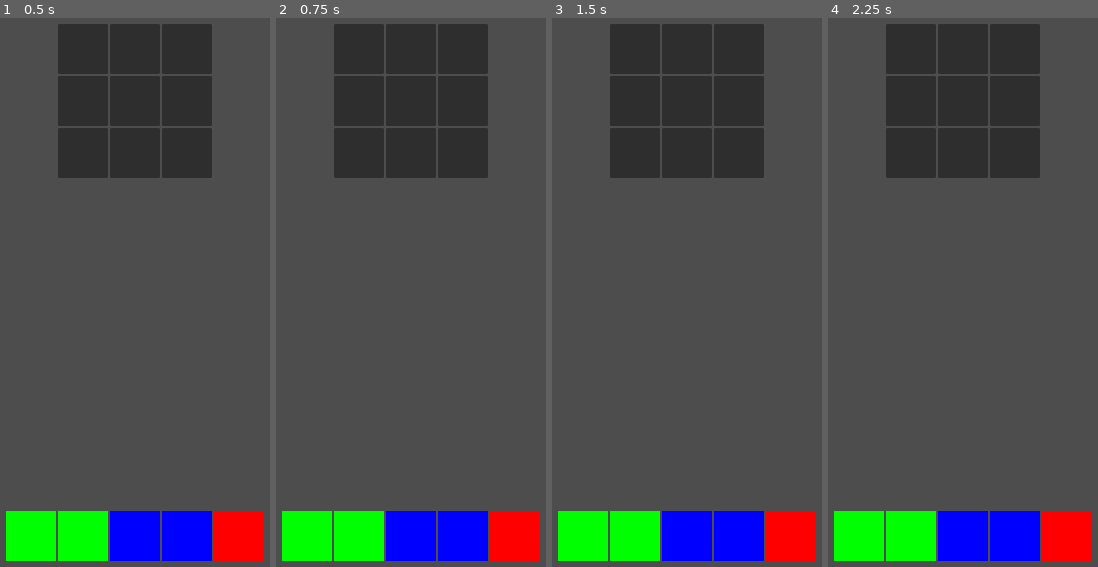
Above: before the commit, frames 1-4 (left to right).
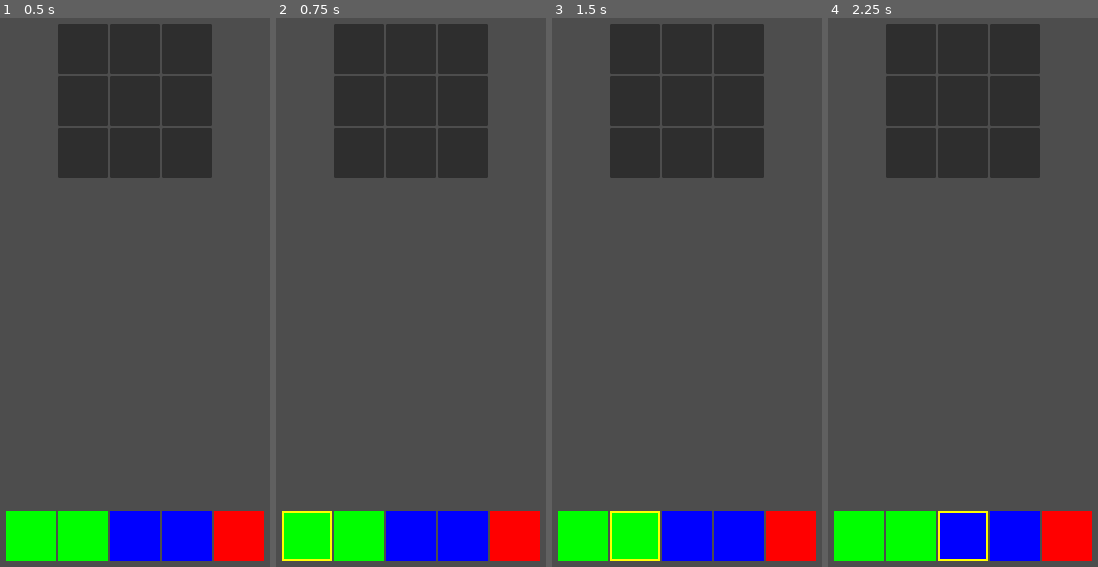
Above: after the commit, the same moments.

Repository: CullsGit/godot-4-tcg
Game: Godot game, scene res://scenes/Board.tscn
Two runs of this game, one before a commit and one after it. Both use one fixed random seed, a clock stepped at 60 frames per second and the inputs below.
Inputs (mouse positions are in pixels of both pictures, inside the frame that each line leads up to):
- Up to frame 1 (0.5 s): no input
- Up to frame 2 (0.75 s): tap Enter at 0.5 s; move the mouse to (305, 534) at 0.52 s; click (305, 534) at 0.67 s
- Up to frame 3 (1.5 s): tap Space at 1.25 s; move the mouse to (635, 534) at 1.27 s; click (635, 534) at 1.42 s
- Up to frame 4 (2.25 s): tap Enter at 2 s; move the mouse to (963, 534) at 2.02 s; click (963, 534) at 2.17 s

Frame 1 is identical in both runs. In frame 2, 0.3% of the frame differs, in the area x 2-21%, y 89-99%; in frame 3, 0.3%; in frame 4, 0.3%.

Commit message:
add highlight around selected card and toggle off when clicked again or different card selected

Diff:
--- a/scenes/Card.gd
+++ b/scenes/Card.gd
@@ -1,9 +1,9 @@
-extends Panel  # Use Panel or ColorRect to allow background color changes
+extends Panel  # Card is a Panel
 
-@export var card_type: String = ""  # Card type (Tank, Damage, Magic, Healer)
+@export var card_type: String = ""  # Card type
+var is_selected = false  # Track selection state
 
-
-# Color mapping for each card type
+# Color mapping
 const CARD_COLORS = {
 	"Tank": Color.BLUE,
 	"Damage": Color.RED,
@@ -12,7 +12,27 @@
 }
 
 func _ready():
-	if card_type in CARD_COLORS:
-		var new_style = StyleBoxFlat.new()  # Create a new style box
-		new_style.bg_color = CARD_COLORS[card_type]  # Assign background color
-		set("theme_override_styles/panel", new_style)  # Apply the color to the panel
+	# Set initial card color
+	update_highlight()
+
+func toggle_selection():
+	is_selected = !is_selected  # Toggle selection state
+	update_highlight()  # Apply highlight immediately
+
+func update_highlight():
+	var new_style = StyleBoxFlat.new()
+	new_style.bg_color = CARD_COLORS[card_type]
+
+	if is_selected:
+		new_style.border_color = Color.YELLOW  # Highlight with yellow border
+		new_style.border_width_top = 4
+		new_style.border_width_bottom = 4
+		new_style.border_width_left = 4
+		new_style.border_width_right = 4
+	else:
+		new_style.border_width_top = 0
+		new_style.border_width_bottom = 0
+		new_style.border_width_left = 0
+		new_style.border_width_right = 0
+
+	set("theme_override_styles/panel", new_style)  # Apply highlight
--- a/scenes/Hand.gd
+++ b/scenes/Hand.gd
@@ -2,20 +2,24 @@
 
 var hand_cards: Array = []
 const MAX_HAND_SIZE = 5
-var selected_card = null  # Store the currently selected card
+var selected_card = null  # Stores the currently selected card
 
 func add_card(card):
 	if hand_cards.size() < MAX_HAND_SIZE:
 		hand_cards.append(card)
 		add_child(card)  # Add visually
-		card.connect("gui_input", Callable(self, "_on_card_clicked").bind(card))  # Handle clicks
+
+		# Connect selection event
+		card.connect("gui_input", Callable(self, "_on_card_clicked").bind(card))
 
 func _on_card_clicked(event, card):
 	if event is InputEventMouseButton and event.pressed:
-		selected_card = card
-		print("Selected card:", selected_card.card_type)
+		if selected_card == card:
+			card.toggle_selection()  # Unhighlight
+			selected_card = null  # Deselect
+		else:
+			if selected_card:
+				selected_card.toggle_selection()  # Unhighlight previous selection
 
-func remove_card(card):
-	if card in hand_cards:
-		hand_cards.erase(card)  # Remove from the list
-		remove_child(card)  # Remove from UI
+			selected_card = card  # Select new card
+			card.toggle_selection()  # Highlight new selection
